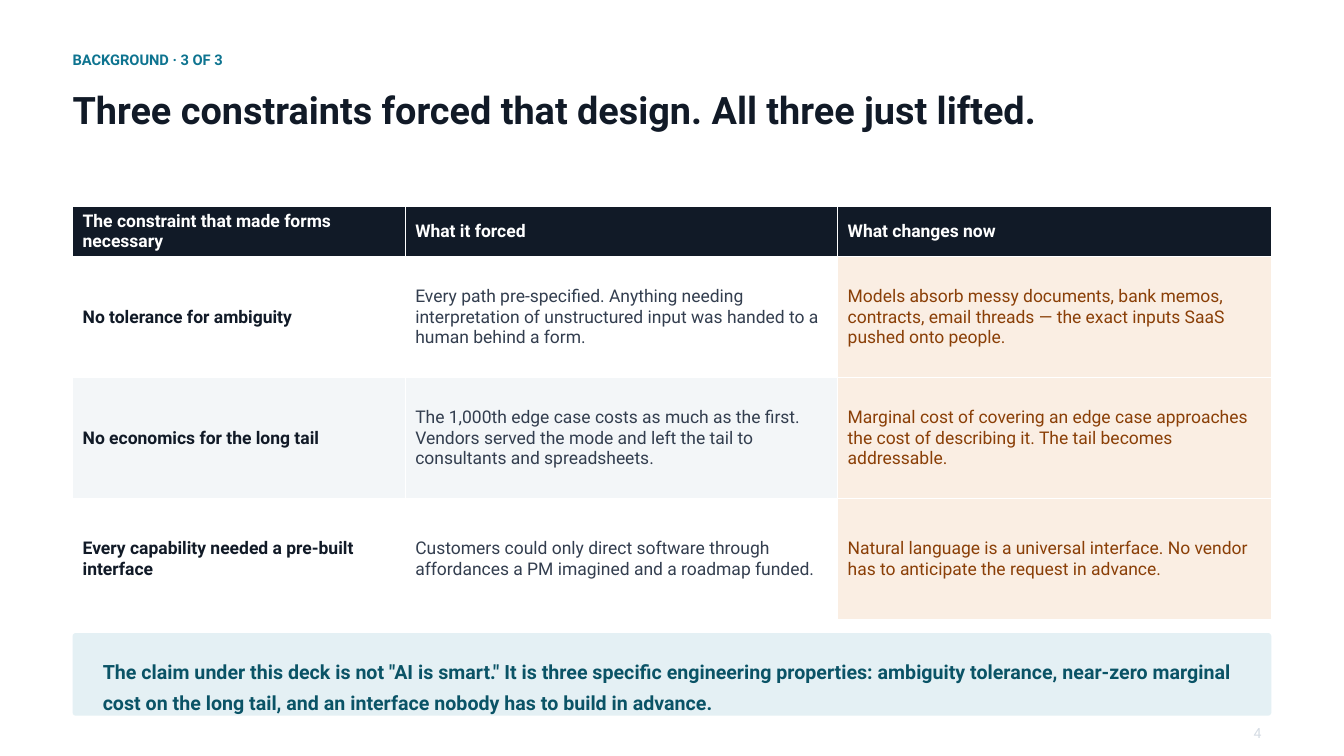
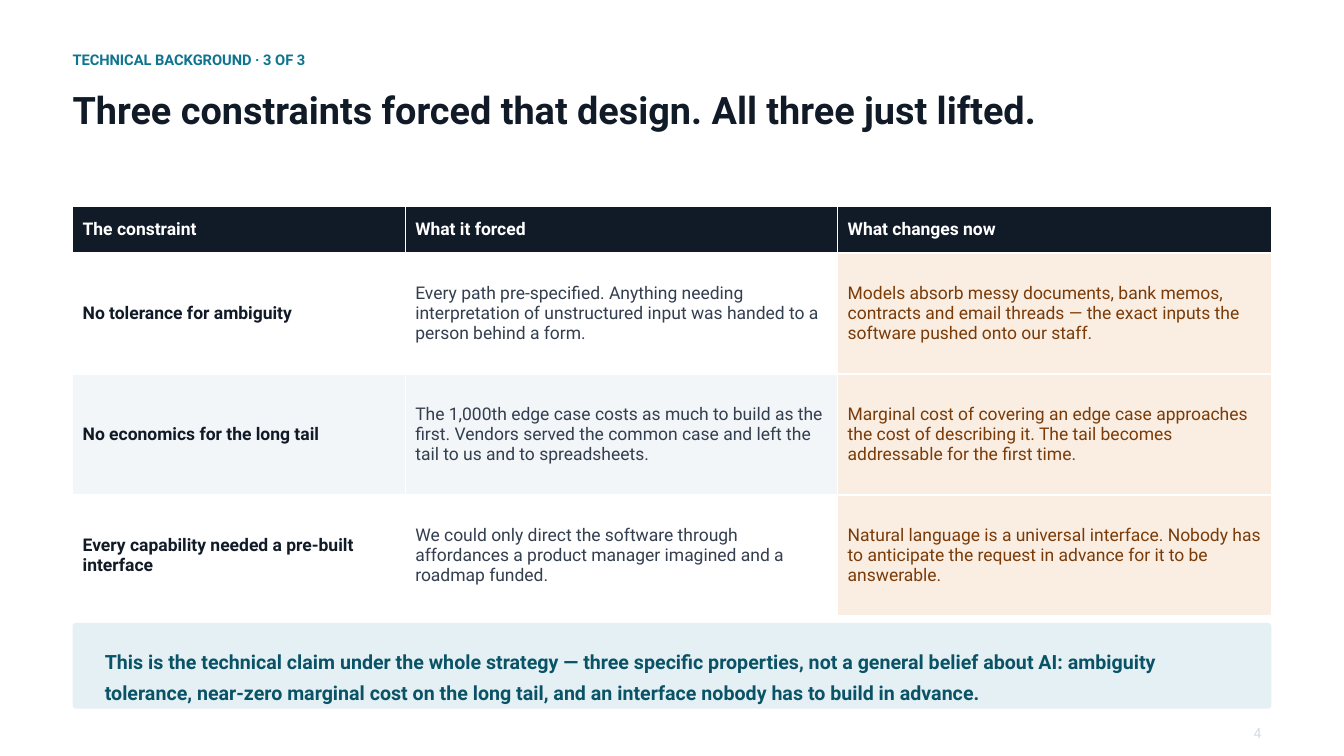
Before and after one commit to cllu/aimi-accounting-software-proposal, a slide deck: slide 5 of agent-native-accounting-deck.pptx. Drawn at 1344x756 pixels with LibreOffice and Linux fonts; fonts in the diff are those of the drawing. Boxes give left, top, right and bottom in pixels: in the first picture for what was removed or moved away, otherwise in the second. Text is boxed around its words. In the diff, an @@ line names an element or a change of style, - is before the commit and + after.

```diff
--- a/agent-native-accounting-deck.pptx
+++ b/agent-native-accounting-deck.pptx
@@ text at (73,54,305,65): text changed @@
-BACKGROUND · 3 OF 3
+TECHNICAL BACKGROUND · 3 OF 3
@@ table at (73,207,1271,616) @@
-row 1, column 1: The constraint that made forms necessary
+row 1, column 1: The constraint
-row 2, column 2: Every path pre-specified. Anything needing interpretation of unstructured input was handed to a human behind a form.
+row 2, column 2: Every path pre-specified. Anything needing interpretation of unstructured input was handed to a person behind a form.
-row 2, column 3: Models absorb messy documents, bank memos, contracts, email threads — the exact inputs SaaS pushed onto people.
+row 2, column 3: Models absorb messy documents, bank memos, contracts and email threads — the exact inputs the software pushed onto our staff.
-row 3, column 2: The 1,000th edge case costs as much as the first. Vendors served the mode and left the tail to consultants and spreadsheets.
+row 3, column 2: The 1,000th edge case costs as much to build as the first. Vendors served the common case and left the tail to us and to spreadsheets.
-row 3, column 3: Marginal cost of covering an edge case approaches the cost of describing it. The tail becomes addressable.
+row 3, column 3: Marginal cost of covering an edge case approaches the cost of describing it. The tail becomes addressable for the first time.
-row 4, column 2: Customers could only direct software through affordances a PM imagined and a roadmap funded.
+row 4, column 2: We could only direct the software through affordances a product manager imagined and a roadmap funded.
-row 4, column 3: Natural language is a universal interface. No vendor has to anticipate the request in advance.
+row 4, column 3: Natural language is a universal interface. Nobody has to anticipate the request in advance for it to be answerable.
@@ rounded rectangle: place and size @@
-rounded rectangle at (73,633,1271,716)
+rounded rectangle at (73,623,1271,709)
@@ text at (105,654,1156,704): text changed @@
-The claim under this deck is not "AI is smart." It is three specific engineering properties: ambiguity tolerance, near-zero marginal cost on the long tail, and an interface nobody has to build in advance.
+This is the technical claim under the whole strategy — three specific properties, not a general belief about AI: ambiguity tolerance, near-zero marginal cost on the long tail, and an interface nobody has to build in advance.
```
Also in this commit, not shown: 7 other slides changed, 9 slides added, 10 slides removed, 1 other file.
